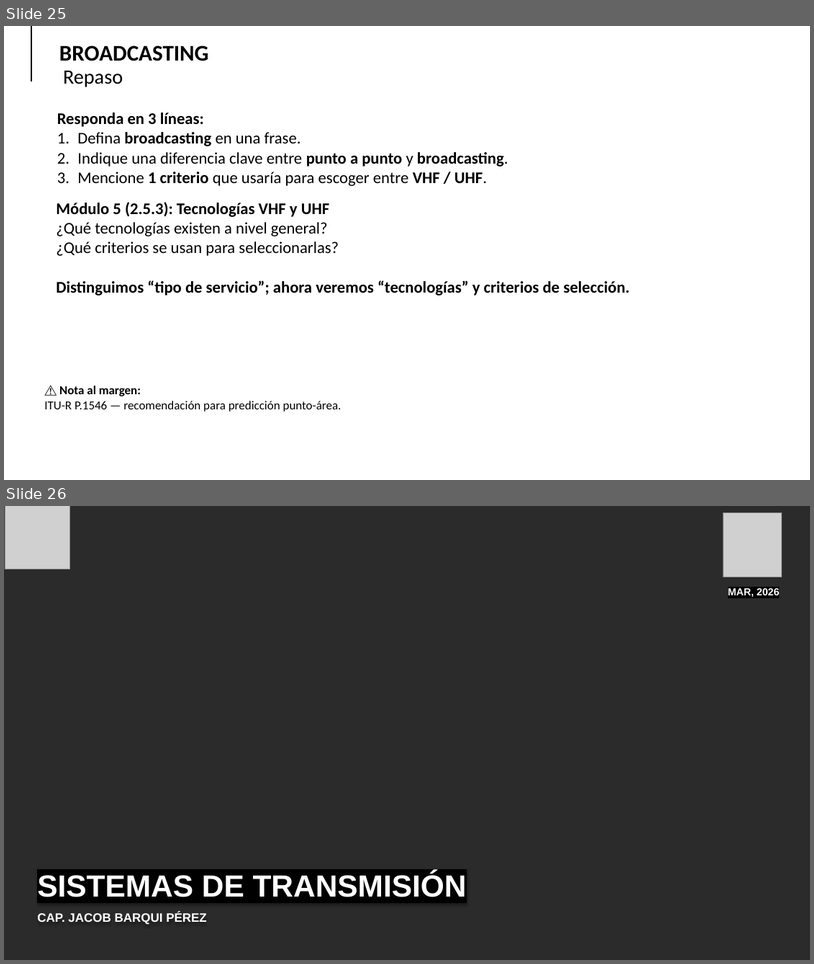
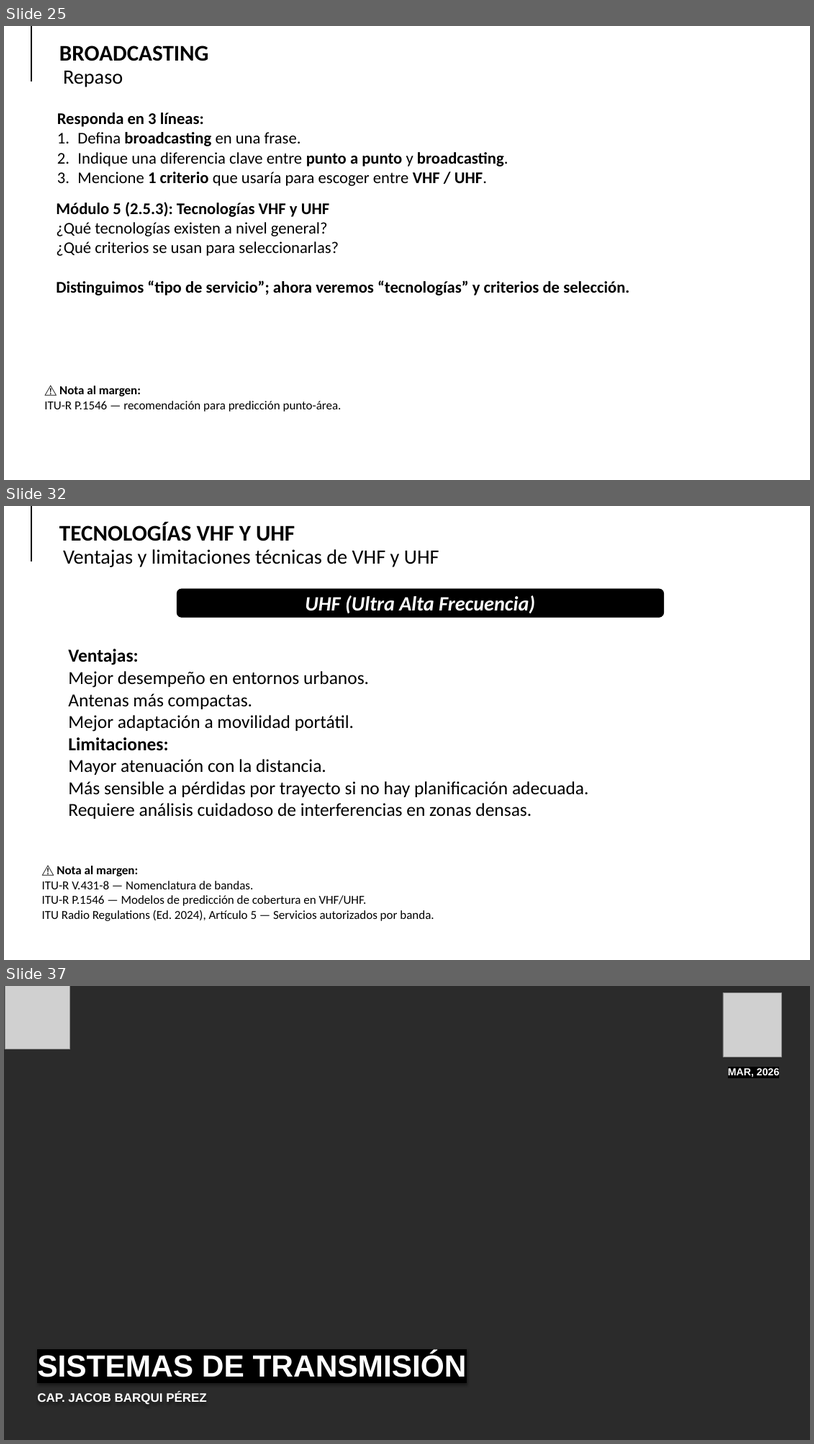
Before and after one commit to Milesfox04/Sistemas-de-transmision, a slide deck: clases/24-03-26/sesion 15-16-17-18-19-20 2026.pptx. Shown one above the other, each under a label of ours: slides 25 and 26 before the commit, slides 25, 32 and 37 after it; the slides between them are not shown. The pictures are 814x964 and 814x1444 pixels, drawn with LibreOffice and Linux fonts; fonts in the diff are those of the drawing; grey boxes stand for pictures; background and template pictures are left out; a plain dark background stands for a picture behind light text. Boxes give left, top, right and bottom in pixels: in the first picture for what was removed or moved away, otherwise in the second. Text is boxed around its words. In the diff, an @@ line names an element or a change of style, - is before the commit and + after.

```diff
--- a/clases/24-03-26/sesion 15-16-17-18-19-20 2026.pptx
+++ b/clases/24-03-26/sesion 15-16-17-18-19-20 2026.pptx
@@ slide 32 added at [4, 506, 810, 960], background picture (left out) @@
@@ line added from (31, 506) to (31, 561), #000000 2.5 pt @@
@@ text added at [59, 522, 295, 541], 44 pt, text #000000, bold @@
+TECNOLOGÍAS VHF Y UHF
@@ text added at [63, 549, 440, 567], 40 pt, text #000000 @@
+Ventajas y limitaciones técnicas de VHF y UHF
@@ rounded rectangle added at [177, 589, 664, 617], fill #000000, outline #000000 1 pt, 40 pt, text #FFFFFF, bold, italic @@
+UHF (Ultra Alta Frecuencia)
@@ text added at [68, 649, 589, 818], 36 pt, text #000000 @@
+Ventajas:
+Mejor desempeño en entornos urbanos.
+Antenas más compactas.
+Mejor adaptación a movilidad portátil.
+Limitaciones:
+Mayor atenuación con la distancia.
+Más sensible a pérdidas por trayecto si no hay planificación adecuada.
+Requiere análisis cuidadoso de interferencias en zonas densas.
@@ text added at [42, 865, 434, 921], 24 pt, text #000000 @@
+⚠️ Nota al margen:
+ITU-R V.431-8 — Nomenclatura de bandas.
+ITU-R P.1546 — Modelos de predicción de cobertura en VHF/UHF.
+ITU Radio Regulations (Ed. 2024), Artículo 5 — Servicios autorizados por banda.
@@ what was slide 26 is now slide 37 @@
```
Also in this commit, not shown: 10 other slides added, 3 other files.
